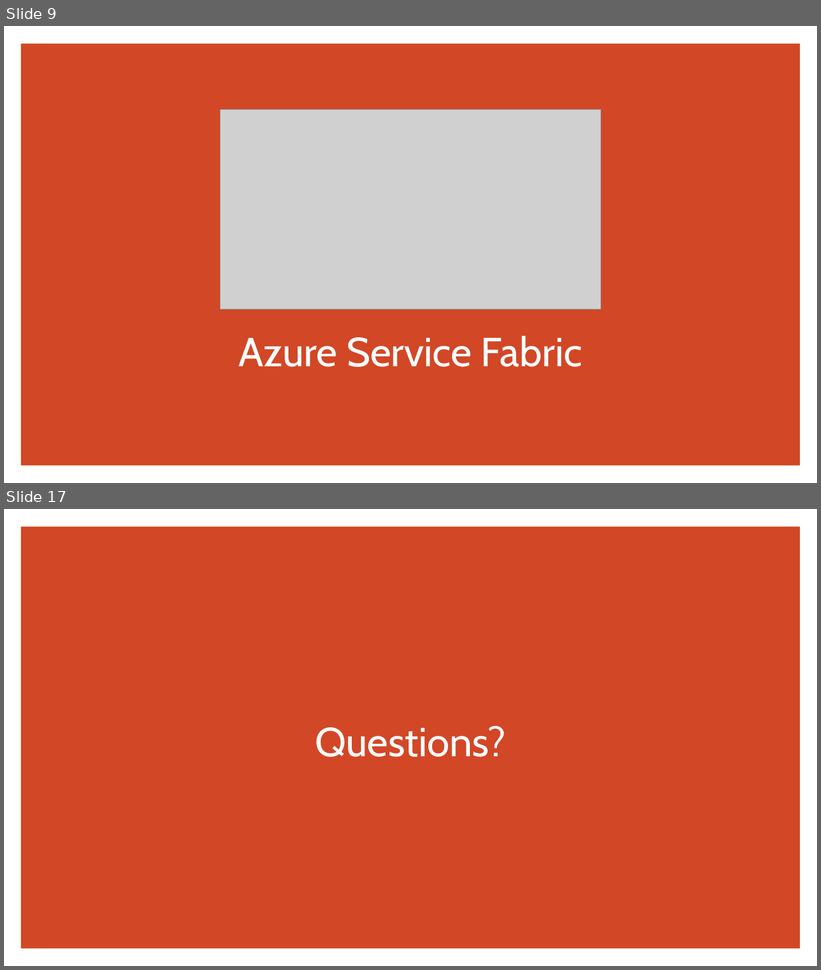
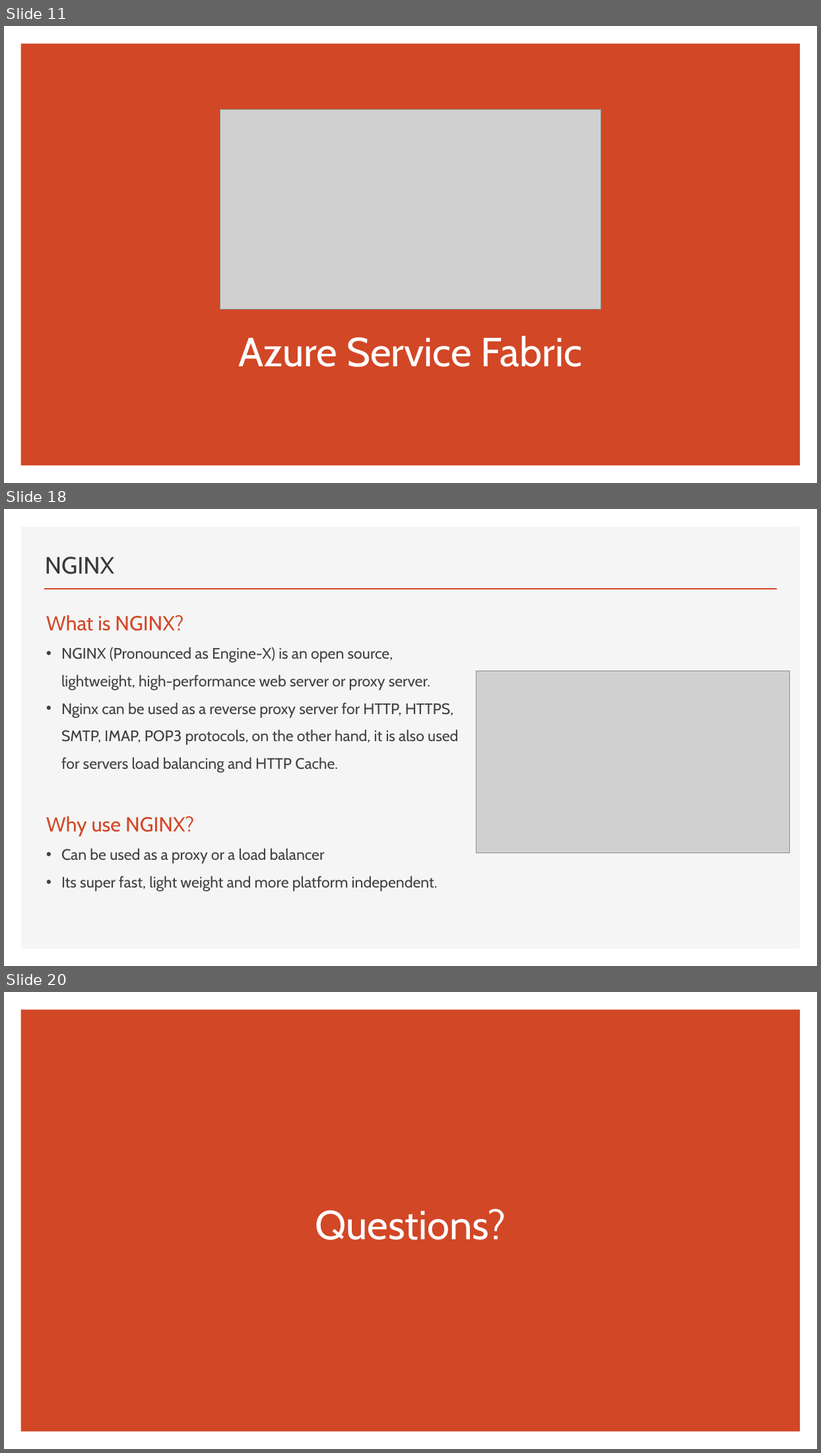
Before and after one commit to brianperera/EasyMaintain, a slide deck: Documents/MicroServices.pptx. Shown one above the other, each under a label of ours: slides 9 and 17 before the commit, slides 11, 18 and 20 after it; the slides between them are not shown. The pictures are 821x970 and 821x1453 pixels, drawn with LibreOffice and Linux fonts; fonts in the diff are those of the drawing; grey boxes stand for pictures. Boxes give left, top, right and bottom in pixels: in the first picture for what was removed or moved away, otherwise in the second. Text is boxed around its words. In the diff, an @@ line names an element or a change of style, - is before the commit and + after.

```diff
--- a/Documents/MicroServices.pptx
+++ b/Documents/MicroServices.pptx
@@ slide 18 added at (4, 509, 817, 966), background #FFFFFF @@
@@ rectangle added at (21, 527, 801, 949), fill #F5F5F5 @@
@@ title added at (45, 557, 114, 574), 28 pt, text #3B3838 @@
+NGINX
@@ line added from (44, 589) to (777, 589), #D24726 2 pt @@
@@ text added at (46, 615, 458, 892), 18 pt, text #404040 @@
+What is NGINX?
+• NGINX (Pronounced as Engine-X) is an open source, lightweight, high-performance web server or proxy server.
+• Nginx can be used as a reverse proxy server for HTTP, HTTPS, SMTP, IMAP, POP3 protocols, on the other hand, it is also used for servers load balancing and HTTP Cache.
+Why use NGINX?
+• Can be used as a proxy or a load balancer
+• Its super fast, light weight and more platform independent.
@@ picture added at (476, 671, 789, 854) @@
@@ what was slide 9 is now slide 11 @@
@@ what was slide 17 is now slide 20 @@
```
Also in this commit, not shown: 5 slides changed, 9 other slides added, 7 slides removed.
